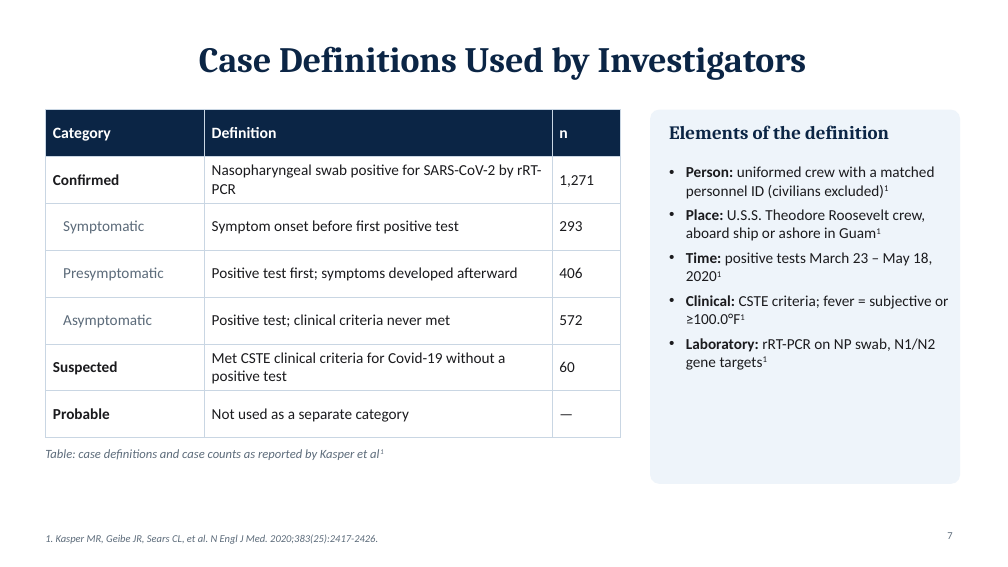
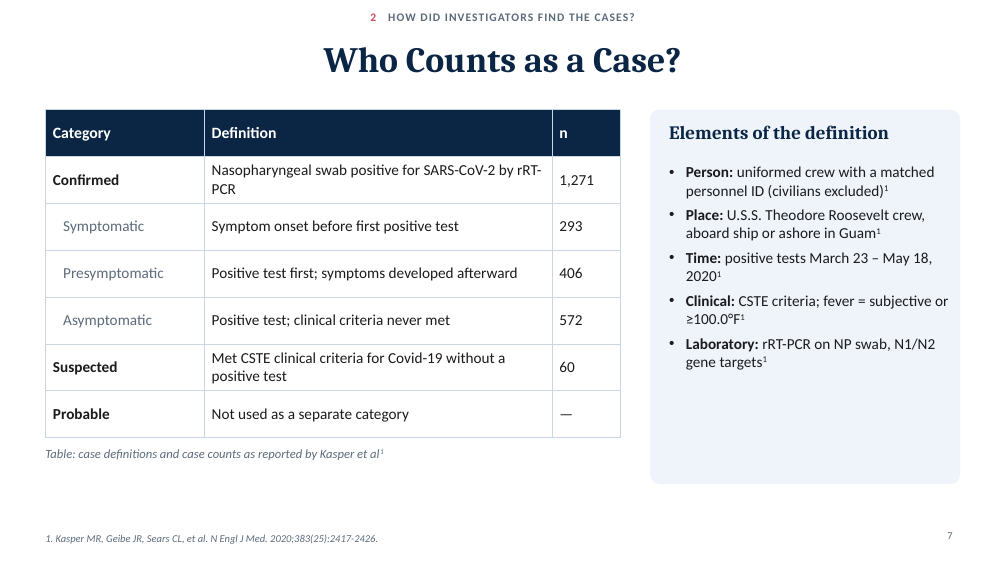
Before and after one commit to adebowa96/Research, a slide deck: slide 7 of Outbreak_of_the_Day/Covid19_Aircraft_Carrier_Outbreak.pptx. Drawn at 1008x567 pixels with LibreOffice and Linux fonts; fonts in the diff are those of the drawing. Boxes give left, top, right and bottom in pixels: in the first picture for what was removed or moved away, otherwise in the second. Text is boxed around its words. In the diff, an @@ line names an element or a change of style, - is before the commit and + after.

```diff
--- a/Outbreak_of_the_Day/Covid19_Aircraft_Carrier_Outbreak.pptx
+++ b/Outbreak_of_the_Day/Covid19_Aircraft_Carrier_Outbreak.pptx
@@ text added at (370,13,635,21), 11 pt, text #5C6B7A, bold @@
+2 HOW DID INVESTIGATORS FIND THE CASES?
@@ title at (324,47,682,73): text changed @@
-Case Definitions Used by Investigators
+Who Counts as a Case?
```
Also in this commit, not shown: 18 other slides changed.
